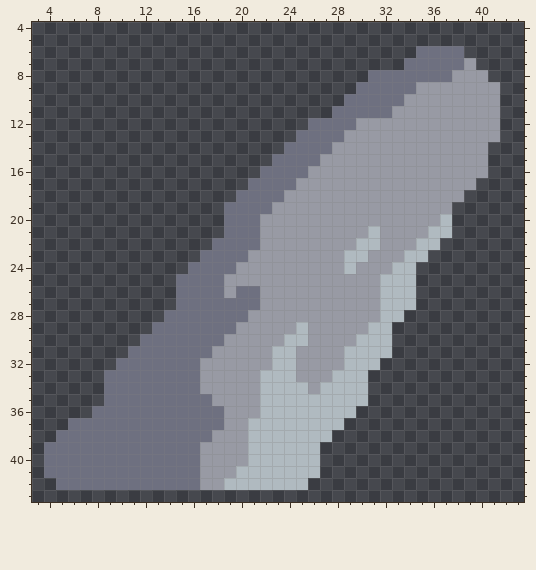
Two states of a sprite sheet, sprites/units/buffed/buffed-flare-left-arm2.png. That is the earlier state.
The file is 68x94 pixels. Shown: x 3..43, y 4..43.
After the commit:
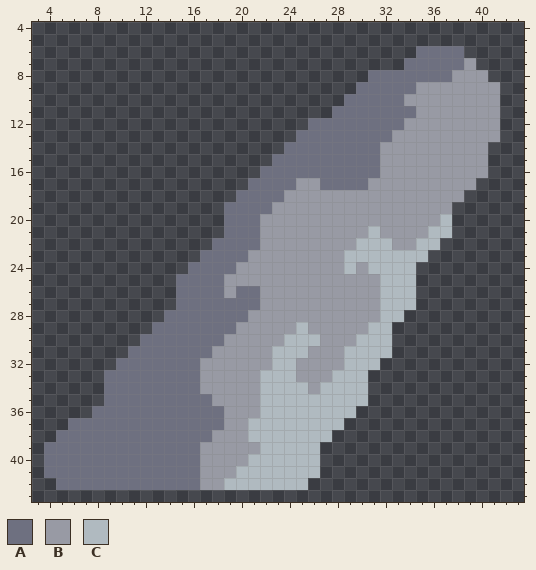
Palette (. is transparent): A #6e7080  B #989aa4  C #b0bac0
Changes in this commit:
Changed rows in their new state; - is an unchanged pixel.
first column x 26:
11 -------AA
12 ----AAAA-
13 ---AAAA--
14 --AAAA---
15 -AAAAA---
16 AAAAAA---
17 -AAAA----
first column x 31:
22 -C-
23 CCC
24 CC-
first column x 25:
30 -C
31 C-
first column x 21:
39 B
